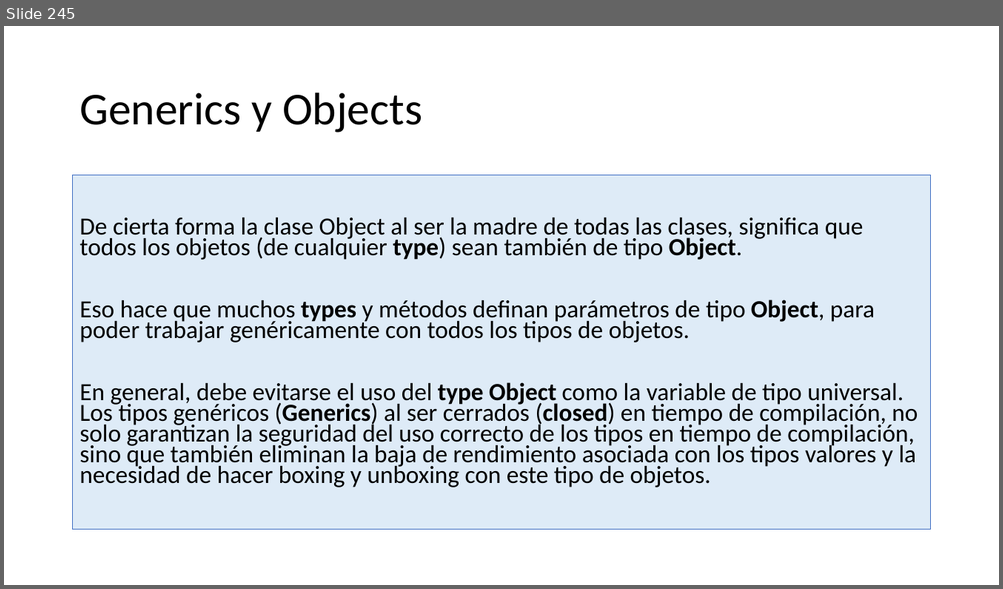
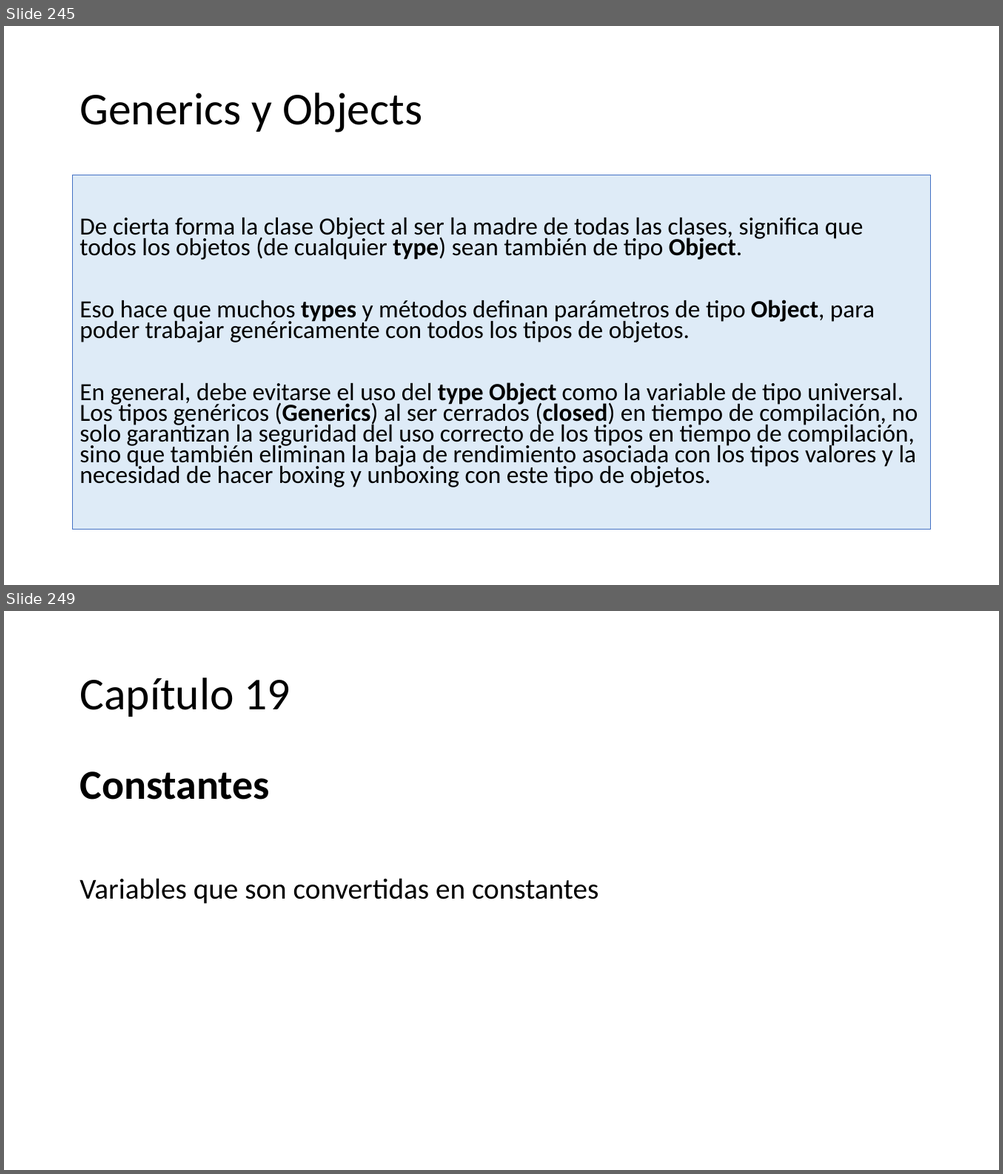
Before and after one commit to AlbertOsinaga/CursoCSharp__8, a slide deck: CSharpQuickReferencia.pptx. Shown one above the other, each under a label of ours: slide 245 before the commit, slides 245 and 249 after it; the slides between them are not shown. The pictures are 1003x589 and 1003x1174 pixels, drawn with LibreOffice and Linux fonts; fonts in the diff are those of the drawing. Boxes give left, top, right and bottom in pixels: in the first picture for what was removed or moved away, otherwise in the second. Text is boxed around its words. In the diff, an @@ line names an element or a change of style, - is before the commit and + after.

```diff
--- a/CSharpQuickReferencia.pptx
+++ b/CSharpQuickReferencia.pptx
@@ slide 249 added at (x1=4, y1=611, x2=999, y2=1170), background #FFFFFF @@
@@ title added at (x1=79, y1=678, x2=290, y2=717), 44 pt, text #000000 @@
+Capítulo 19
@@ text added at (x1=79, y1=772, x2=598, y2=904), 28 pt, text #000000 @@
+Constantes
+Variables que son convertidas en constantes
```
Also in this commit, not shown: 9 other slides added.
